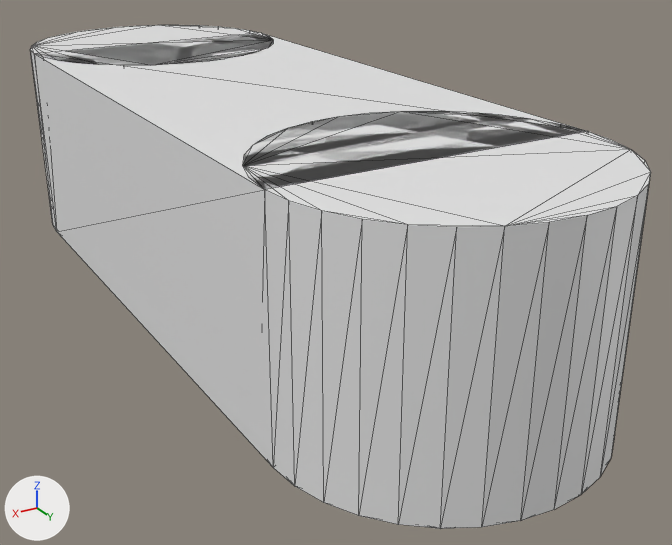
Before and after pictures for a commit that changed the OBJ model 3D_Engine/Ressources/pong_player.obj.
One viewpoint serves both versions: a camera (50 mm lens) standing at (2.79, 5.61, 1.82) and looking at (-0.31, 0.44, -0.77). Lighting does not change. The marker at lower left points along +X, +Y and +Z. Mesh edges are drawn as thin lines. Where no turn or scale is listed for an object, it has been applied to the vertices.
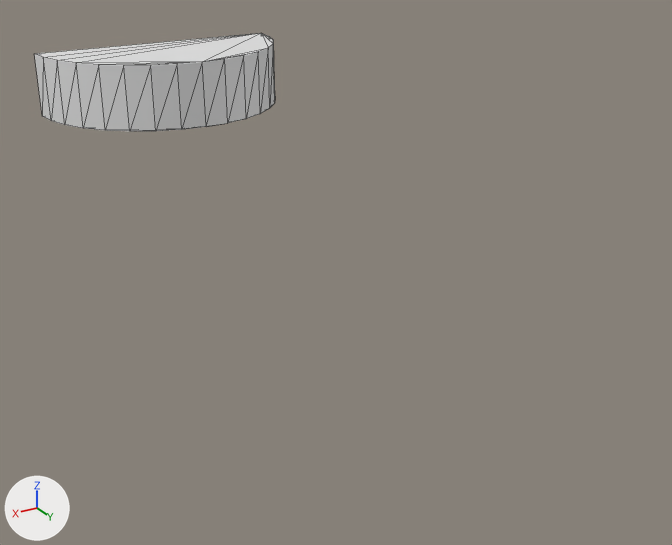
The newer file is also rescaled (x3.0), turned or shifted as a whole; pictures and numbers use the older file's frame.

The edits, one by one:
me_cylinder is used by ob_cylinder; location (0.0, 0.0, 0.0).
me_cylinder had 64 vertices, 124 faces and spanned x -1.0..1.0, y -3.0..-1.0, z -1.0..0.5.
me_cylinder now has 34 vertices, 64 faces and spans x -1.0..1.0, y -2.0..-1.0, z 0.0..0.5.
Part 1, on me_cylinder:
47 vertices are removed from x -1.0..1.0, y -3.0..-1.0, z -1.0..0.5.
122 faces are deleted.
17 new vertices lie (0.0, 0.0, -0.5) away from vertices in x -1.0..1.0, y -2.0..-1.0, z 0.5.
62 new faces join them.
Object 'Cube_Cube.002' (ob_cube_cube_002) is deleted.
Object 'Cylinder.001' (ob_cylinder_001) is deleted.

Changed parts and their boxes (x1, y1, x2, y2) in the pictures (672 x 545 px):
'Cylinder.001', deleted
    before: (243, 111, 651, 529)
'Cube_Cube.002', deleted
    before: (34, 33, 582, 467)
'Cylinder', reshaped
    before: (30, 25, 273, 231)
    after: (34, 33, 275, 131)
